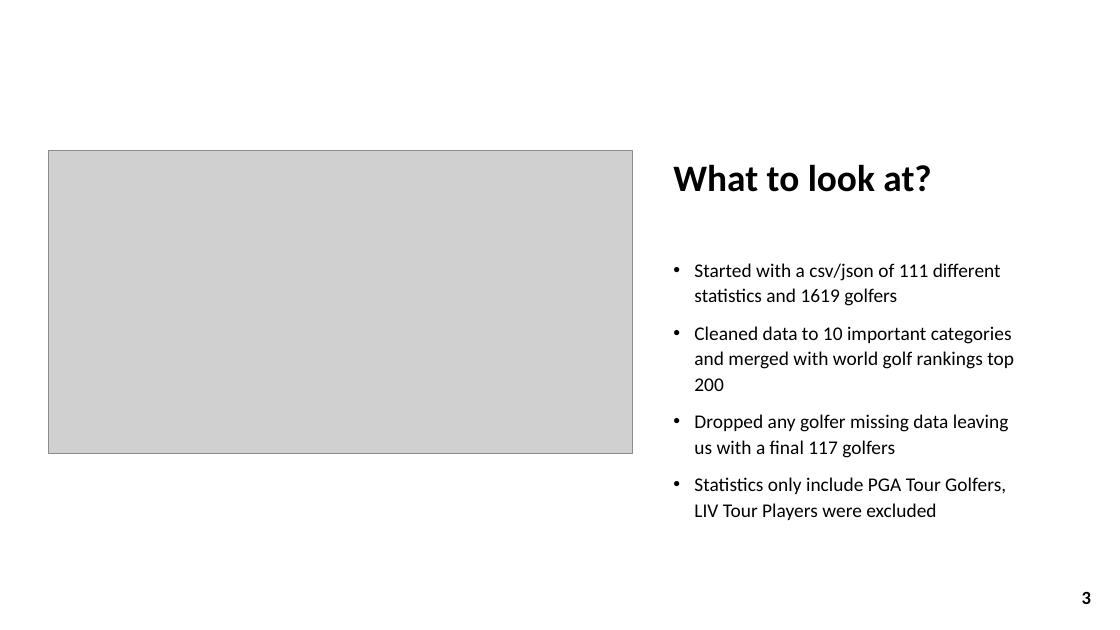
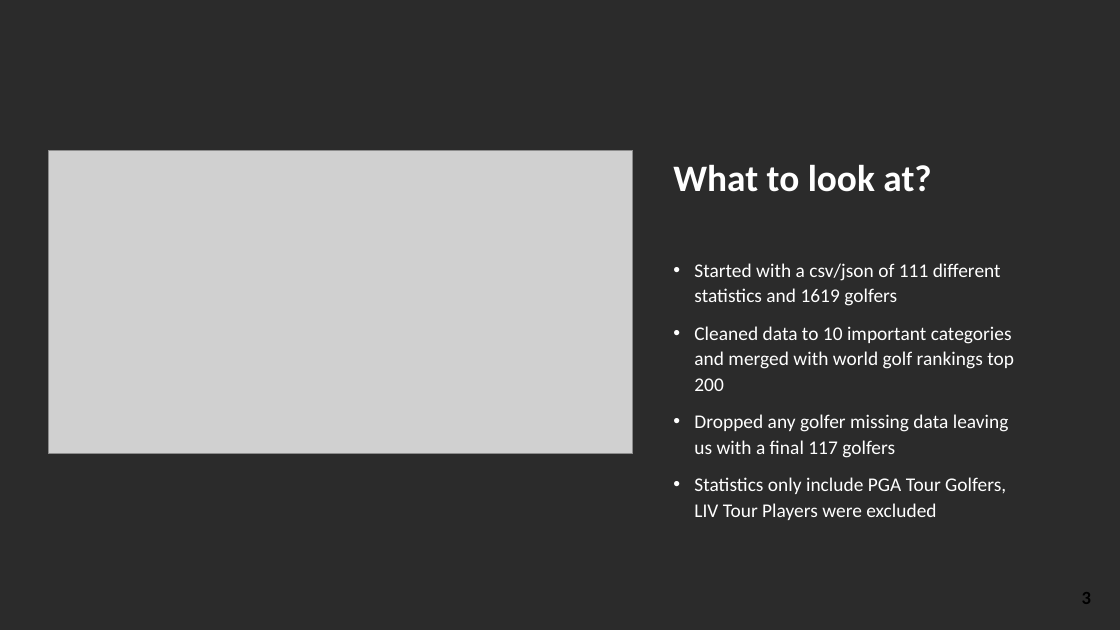
Before and after one commit to Tsmoore002900/Project_Par_3, a slide deck: slide 3 of Project Par 3.pptx. Drawn at 1120x630 pixels with LibreOffice and Linux fonts; fonts in the diff are those of the drawing; grey boxes stand for pictures; background and template pictures are left out; a plain dark background stands for a picture behind light text. Boxes give left, top, right and bottom in pixels: in the first picture for what was removed or moved away, otherwise in the second. Text is boxed around its words. In the diff, an @@ line names an element or a change of style, - is before the commit and + after.

```diff
--- a/Project Par 3.pptx
+++ b/Project Par 3.pptx
@@ background #FFFFFF to picture (left out) @@
@@ title "What to look at?" at box(673, 164, 931, 192): text colour #000000 to #FFFFFF @@
@@ text "Started with a csv/json of ..." at box(694, 263, 1014, 520): text colour #000000 to #FFFFFF @@
```
Also in this commit, not shown: 4 other slides changed, 1 other file.
